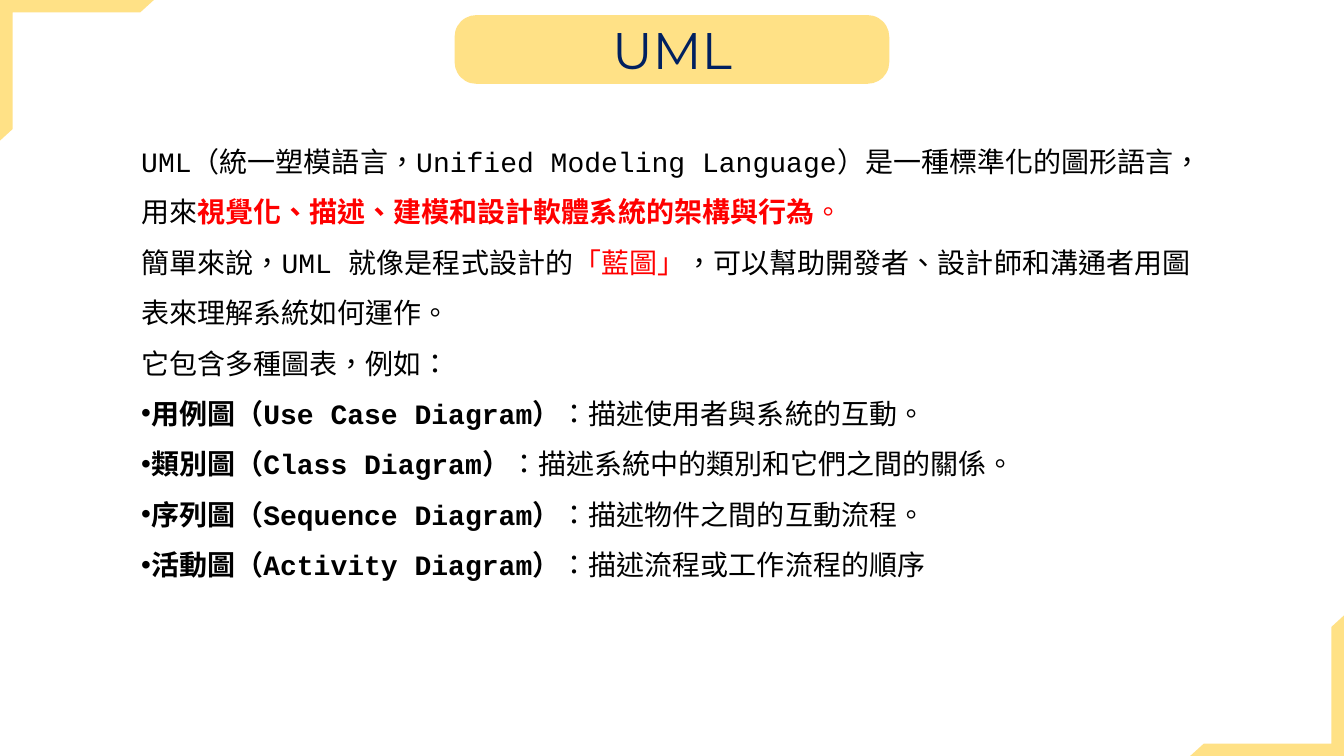
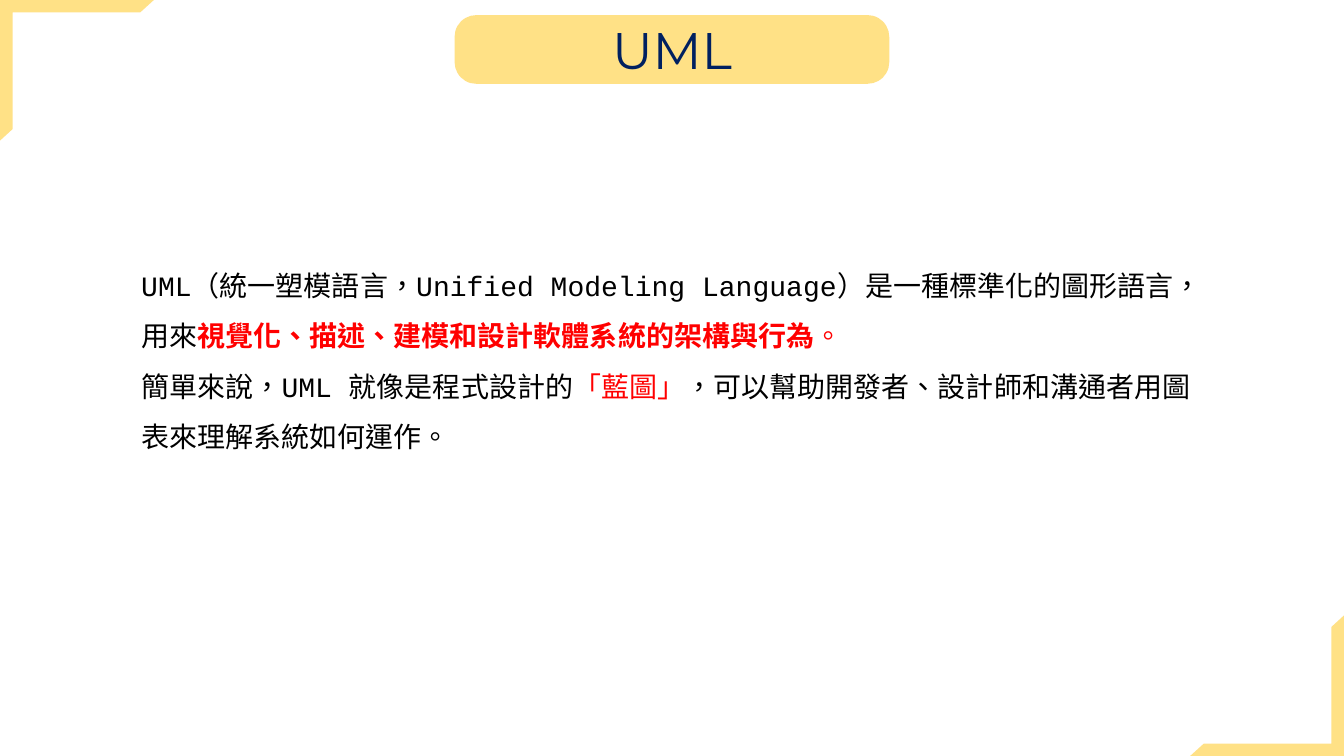
Before and after one commit to jiakai912/114201_poject, a slide deck: slide 1 of uml報告.pptx (slide 2 before the commit). Drawn at 1344x756 pixels with LibreOffice and Linux fonts; fonts in the diff are those of the drawing. Boxes give left, top, right and bottom in pixels: in the first picture for what was removed or moved away, otherwise in the second. Text is boxed around its words. In the diff, an @@ line names an element or a change of style, - is before the commit and + after.

```diff
--- a/uml報告.pptx
+++ b/uml報告.pptx
@@ text "UML（統一塑模語言，Unified Modeling Language）是一種標準化的圖形語言，用來視覺化、描述、建模 ...": place and size @@
-text "UML（統一塑模語言，Unified Modeling Language）是一種標準化的圖形語言，用來視覺化、描述、建模 ..." at (141, 152, 1202, 581)
+text "UML（統一塑模語言，Unified Modeling Language）是一種標準化的圖形語言，用來視覺化、描述、建模 ..." at (141, 276, 1202, 450)
@@ text at (141, 350, 1015, 581): paragraphs removed @@
-它包含多種圖表，例如：
-• 用例圖（Use Case Diagram）：描述使用者與系統的互動。
-• 類別圖（Class Diagram）：描述系統中的類別和它們之間的關係。
-• 序列圖（Sequence Diagram）：描述物件之間的互動流程。
-• 活動圖（Activity Diagram）：描述流程或工作流程的順序
```
Also in this commit, not shown: 1 other slide changed, 3 slides added.
